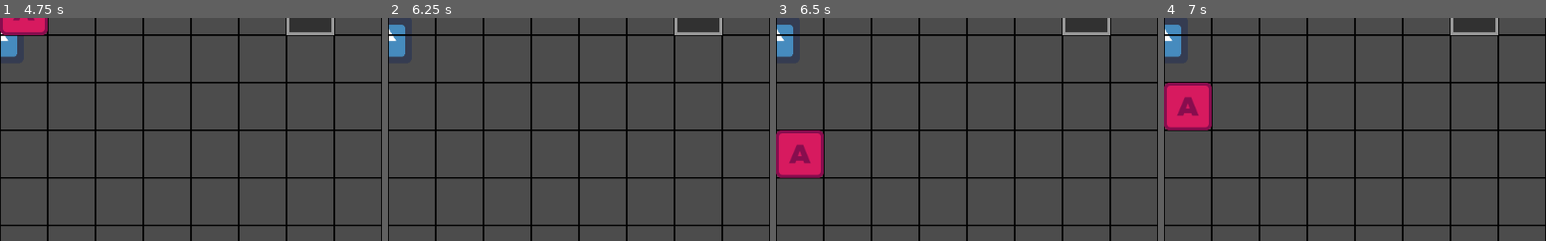
Above: before the commit, frames 1-4 (left to right).
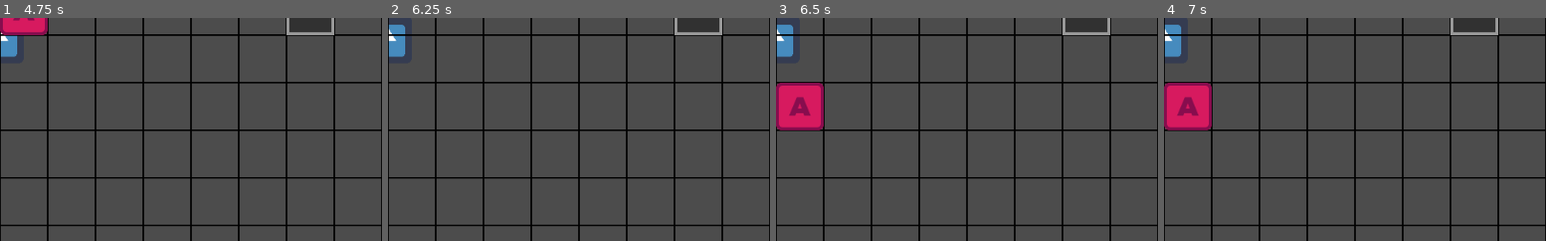
Above: after the commit, the same moments.

Repository: CalinDale/RogueGame
Game: Godot game, scene res://Scenes/game/Game.tscn
The game is run twice, just before and just after one commit, with the same random seed, the same clock (stepped at 60 frames per second) and the same inputs. The engine's default icon, where the game draws it, is replaced by a stand-in: a white triangle on a blue panel in a dark square.
Inputs:
- Up to frame 1 (4.75 s): tap Enter at 0.5 s; hold D (move_east) 0.53-1.28 s; tap Space at 1.25 s; hold S (move_south) 1.28-2.03 s; hold D (move_east) 2.03-2.78 s; hold W (move_north) 2.78-3.53 s; hold A (move_west) from 3.53 s (still down)
- Up to frame 2 (6.25 s): release A (move_west) at 5.03 s; hold S (move_south) 5.03-5.78 s; tap Enter at 5.75 s; hold D (move_east) from 5.78 s (still down)
- Up to frame 3 (6.5 s): keep holding D (move_east)
- Up to frame 4 (7 s): release D (move_east) at 6.53 s; hold W (move_north) from 6.53 s (still down)
The pictures show only the part of the screen within x 0-50%, y 7-57%; the shares and areas given below are measured in that part.

Frames 1-2 are identical in both runs. In frame 3, 5.3% of the frame differs, in the area x 0-13%, y 29-72%; in frame 4, nothing differs.

Commit message:
Isolated MovePause
Isolated MovePause code

Diff:
--- /dev/null
+++ b/Scenes/player/MovePause.gd
@@ -0,0 +1,24 @@
+extends Timer
+
+var movePauseMax = 0.5
+var movePauseMin = 0.05
+var movePauseSpeedup = 0.1
+
+# Called when the node enters the scene tree for the first time.
+func _ready():
+	pass # Replace with function body.
+
+func reset():
+	wait_time = movePauseMax
+	stop()
+
+# Called every frame. 'delta' is the elapsed time since the previous frame.
+#func _process(delta):
+#	pass
+
+
+func _on_MovePause_timeout():
+	if wait_time > movePauseMin:
+		wait_time -= movePauseSpeedup
+		if wait_time < movePauseMin:
+			wait_time = movePauseMin
--- a/Scenes/player/Player.gd
+++ b/Scenes/player/Player.gd
@@ -10,14 +10,9 @@
 var target_pos = Vector2()
 var target_direction = Vector2()
 
-var movePauseMax = 0.5
-var movePauseMin = 0.05
-var movePauseSpeedup = 0.1
-var movePauseDuration = 0
+onready var movePause: Timer = get_node("MovePause")
 
 var oldInputDirection = Vector2()
-
-var movePaused = false
 
 var velocity = Vector2()
 
@@ -27,34 +22,18 @@
 
 func _physics_process(delta):
 	var input_direction = get_input_direction()
+	move_in_direction(input_direction)
 
-	moveInDirection(input_direction)
-
-func moveInDirection(input_direction):
+func move_in_direction(input_direction):
 	if input_direction != Vector2():
-		if !movePaused:
+		if movePause.is_stopped():
 			var target_position = Grid.request_move(self, input_direction)
 			if target_position:
 				move_to(target_position)
-			startMovePause()
+			movePause.start()
 			oldInputDirection = input_direction
 	if input_direction != oldInputDirection:
-		movePaused = false
-		movePauseDuration = movePauseMax
-
-func startMovePause():
-	movePaused = true
-	var timer = get_node("MovePause")
-	timer.wait_time = movePauseDuration
-	timer.start()
-
-func _on_MovePause_timeout():
-	if movePauseDuration > movePauseMin:
-		movePauseDuration -= movePauseSpeedup
-		if movePauseDuration < movePauseMin:
-			movePauseDuration = movePauseMin
-	movePaused = false
-
+		movePause.reset()
 
 func get_input_direction():
 	return Vector2(
--- a/Scenes/player/Player.tscn
+++ b/Scenes/player/Player.tscn
@@ -1,7 +1,8 @@
-[gd_scene load_steps=3 format=2]
+[gd_scene load_steps=4 format=2]
 
 [ext_resource path="res://Scenes/player/Player.gd" type="Script" id=1]
 [ext_resource path="res://sprites/actor.png" type="Texture" id=2]
+[ext_resource path="res://Scenes/player/MovePause.gd" type="Script" id=3]
 
 [node name="Player" type="KinematicBody2D"]
 script = ExtResource( 1 )
@@ -11,4 +12,5 @@
 
 [node name="MovePause" type="Timer" parent="."]
 one_shot = true
-[connection signal="timeout" from="MovePause" to="." method="_on_MovePause_timeout"]
+script = ExtResource( 3 )
+[connection signal="timeout" from="MovePause" to="MovePause" method="_on_MovePause_timeout"]
